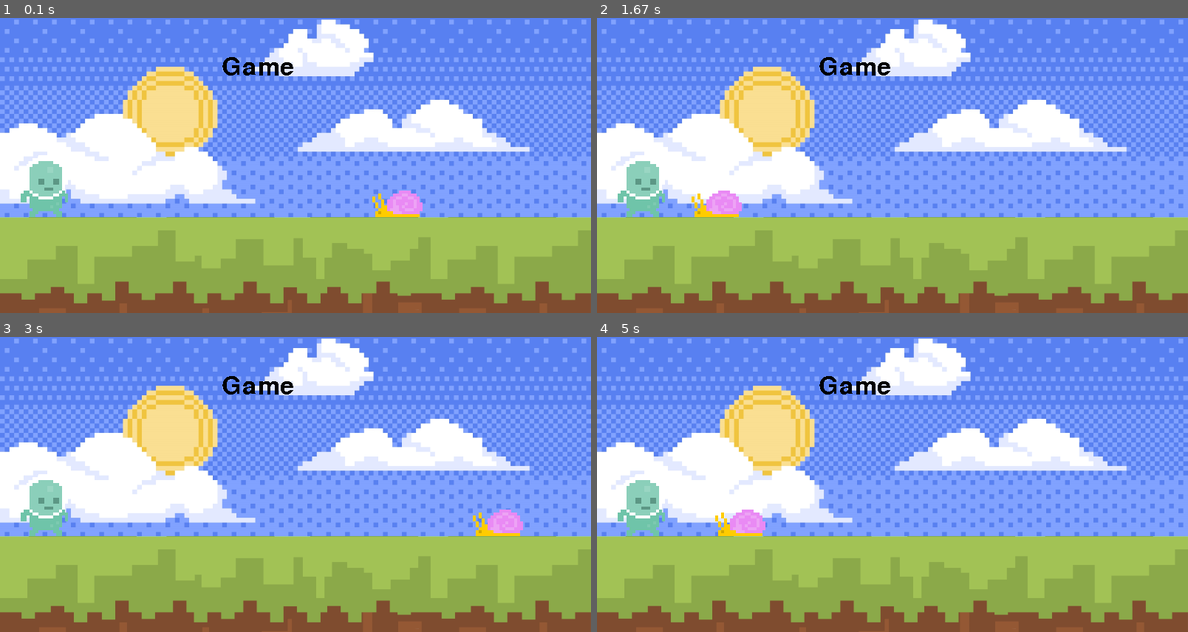
Above: before the commit, frames 1-4 (two rows, left to right).
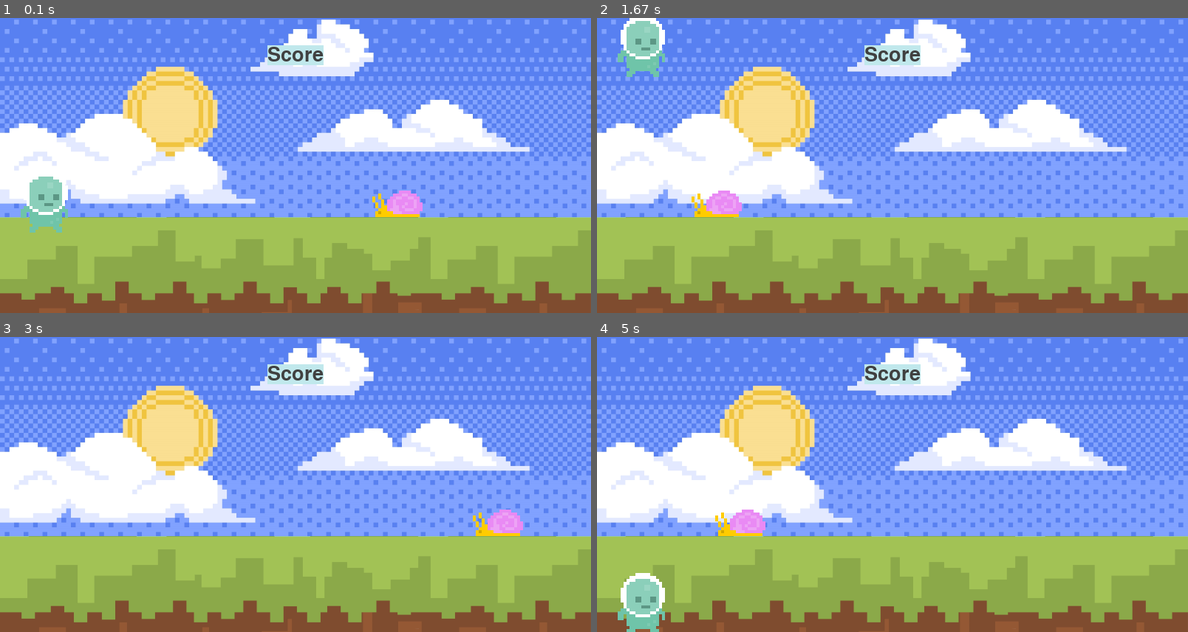
Above: after the commit, the same moments.

Repository: rshdwantstocode/pygame-pixel-runner
Game: pygame game, started from main.py
Two runs of this game, one before a commit and one after it. Both use one fixed random seed, a clock stepped at 60 frames per second and the inputs below.
Inputs (mouse positions are in pixels of both pictures, inside the frame that each line leads up to):
- Up to frame 1 (0.1 s): no input
- Up to frame 2 (1.67 s): tap Space at 0.33 s; click (644, 206) at 0.72 s; click (644, 153) at 1.05 s; click (644, 100) at 1.38 s
- Up to frame 3 (3 s): click (47, 369) at 1.72 s; tap Space at 2.07, 2.37, 2.9 s; move the mouse to (437, 428) at 2.87 s
- Up to frame 4 (5 s): tap Space at 3.2, 3.97 s; move the mouse to (851, 428) at 3.93 s

The runs differ from the first frame. In frame 1, 2.1% of the frame differs, in the area x 3-55%, y 9-73%; in frame 2, 3.2%; in frame 3, 2.0%; in frame 4, 3.2%, in the area x 3-55%, y 9-100%.

Commit message:
Added gravity, score text and a jump button

Diff:
--- a/main.py
+++ b/main.py
@@ -6,34 +6,60 @@
 screen = pygame.display.set_mode((800, 400))
 pygame.display.set_caption('1st try game')
 clock = pygame.time.Clock()
-text_font = pygame.font.Font(None, 50)
+
+score_font = pygame.font.Font(None, 40)
 
 sky_surface = pygame.image.load('Backgrounds/Sky.png').convert()
 ground_surface = pygame.image.load('Backgrounds/ground.png').convert()
-text_surface = text_font.render('Game', False, 'Black')
+
+score_surf = score_font.render('Score', True, (64,64,64))
+
 snail_surface = pygame.image.load('snail/snail1.png').convert_alpha()
 # snail_x_pos = 700
 snail_rect = snail_surface.get_rect(bottomright=(600, 270))
 
+score_rect = score_surf.get_rect(center=(400, 50))
+
 player_surf = pygame.image.load('player/player_walk_1.png').convert_alpha()
 player_rect = player_surf.get_rect(midbottom=(60, 270))
-print(type(player_rect))
+player_gravity = 0
+
 
 while True:
     for event in pygame.event.get():
         if event.type == pygame.QUIT:
             pygame.quit()
             sys.exit()
-        if event.type == pygame.MOUSEMOTION:
-            if player_rect.collidepoint(event.pos): print('collision')
+        if event.type == pygame.MOUSEBUTTONUP:
+            if player_rect.collidepoint(event.pos):
+                player_gravity -= 20
+        if event.type == pygame.KEYDOWN:
+            if event.key == pygame.K_SPACE:
+                player_gravity = -20
+        # if event.type == pygame.KEYUP:
+        #     print('key up')
 
     screen.blit(sky_surface, (0,-100))
     screen.blit(ground_surface, (0, 270))
-    screen.blit(text_surface, (300, 50))
+
+    pygame.draw.rect(screen, '#c0e8ec', score_rect)
+    pygame.draw.rect(screen, '#c0e8ec', score_rect, width=5)
+    screen.blit(score_surf, score_rect)
+    # pygame.draw.line(screen, 'Red', (0,0), (800, 400), width=2)
+
     snail_rect.x -= 4
     if snail_rect.left < -100: snail_rect.right = 800
     screen.blit(snail_surface, snail_rect)
+
+    # Player
+    player_gravity += 1
+    player_rect.y += player_gravity
     screen.blit(player_surf, player_rect)
+
+
+    # key = pygame.key.get_pressed()
+    # if key[pygame.K_SPACE]:
+    #     print('jump')
 
     # mouse_pos = pygame.mouse.get_pos()
     # if player_rect.collidepoint(mouse_pos):
